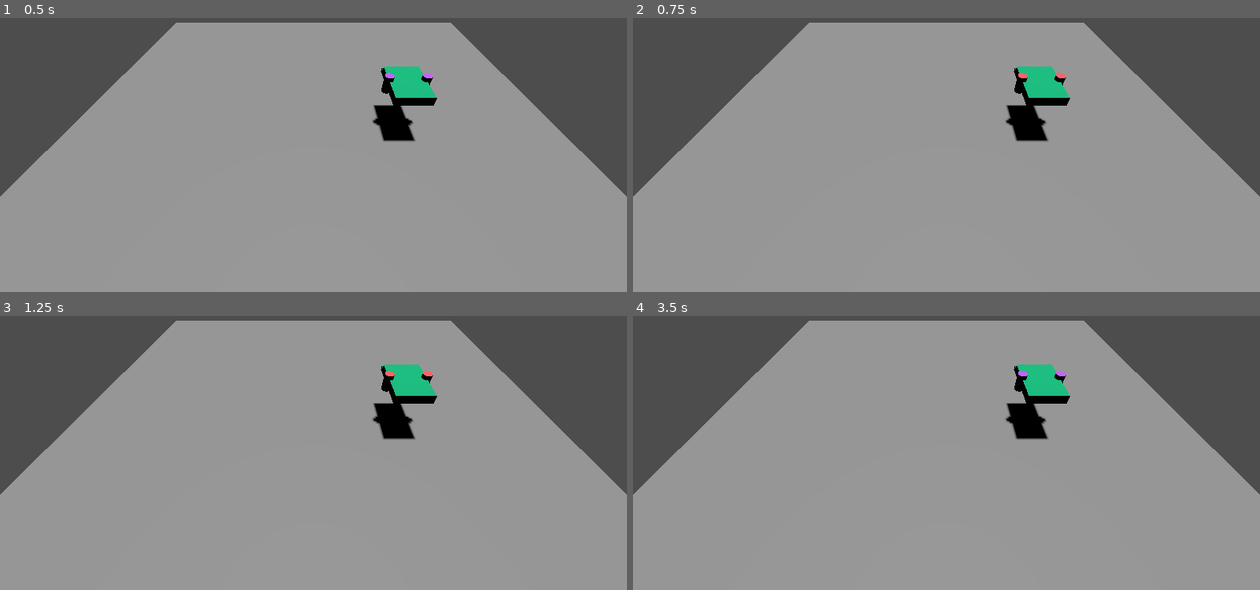
Above: before the commit, frames 1-4 (two rows, left to right).
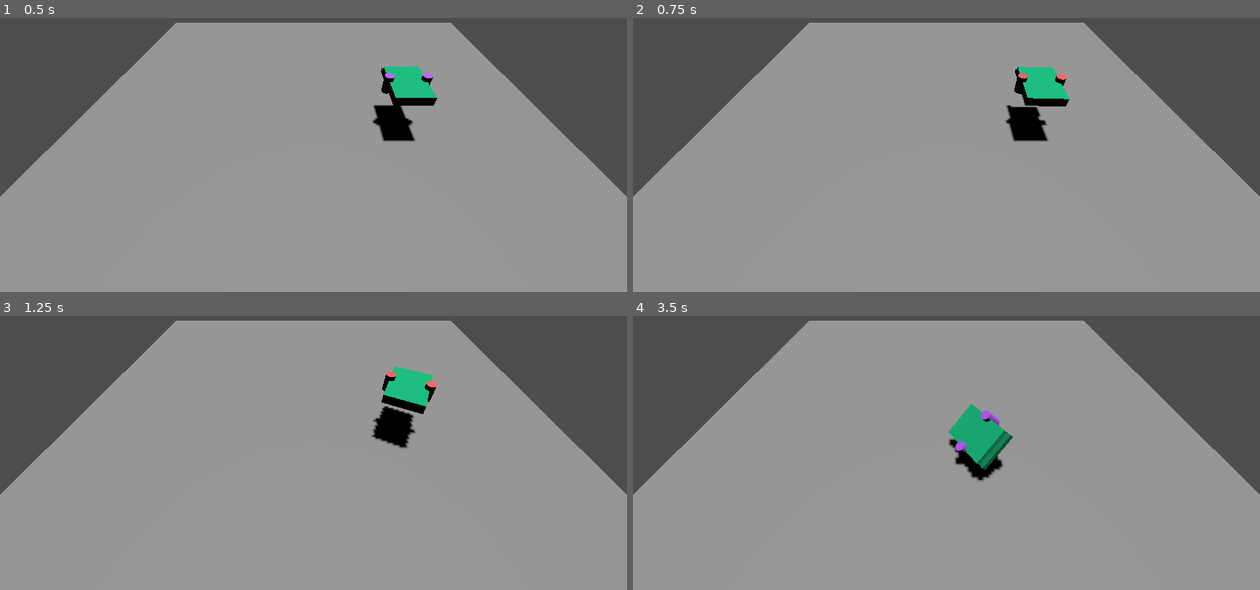
Above: after the commit, the same moments.

Repository: niqzart/godot-tiltrotor
Game: Godot game, scene res://scenes/main/main.tscn
Two runs of this game, one before a commit and one after it. Both use one fixed random seed, a clock stepped at 60 frames per second and the inputs below.
Inputs:
- Up to frame 1 (0.5 s): no input
- Up to frame 2 (0.75 s): tap Enter at 0.5 s; hold Keypad 4 (right_rotor_collective_backwards, bound only afte… from 0.53 s (still down); tap Space (enable_pid) at 0.6 s
- Up to frame 3 (1.25 s): keep holding Keypad 4 (right_rotor_collective_backwards, bound only afte…
- Up to frame 4 (3.5 s): release Keypad 4 (right_rotor_collective_backwards, bound only afte… at 1.28 s; hold Q (left_rotor_cyclic_backwards, bound only after the commit) 1.28-2.03 s; tap Space (enable_pid) at 1.35, 2.1, 2.85 s; hold Keypad 4 (right_rotor_collective_backwards, bound only afte… 2.03-2.78 s; hold E (left_rotor_cyclic_forwards, bound only after the commit) from 2.78 s (still down)

Frame 1 is identical in both runs. In frame 2, 0.2% of the frame differs, in the area x 59-70%, y 17-46%; in frame 3, 1.0%; in frame 4, 3.5%, in the area x 50-70%, y 17-61%.

Commit message:
feat: second version of controls with lateral movement

Diff:
--- a/project.godot
+++ b/project.godot
@@ -67,6 +67,66 @@
 "events": [Object(InputEventKey,"resource_local_to_scene":false,"resource_name":"","device":-1,"window_id":0,"alt_press …(191 unchanged characters)…
 ]
 }
+left_rotor_cyclic_forwards={
+"deadzone": 0.2,
+"events": [Object(InputEventKey,"resource_local_to_scene":false,"resource_name":"","device":-1,"window_id":0,"alt_pressed":false,"shift_pressed":false,"ctrl_pressed":false,"meta_pressed":false,"pressed":false,"keycode":0,"physical_keycode":69,"key_label":0,"unicode":101,"location":0,"echo":false,"script":null)
+]
+}
+right_rotor_cyclic_forwards={
+"deadzone": 0.2,
+"events": [Object(InputEventKey,"resource_local_to_scene":false,"resource_name":"","device":-1,"window_id":0,"alt_pressed":false,"shift_pressed":false,"ctrl_pressed":false,"meta_pressed":false,"pressed":false,"keycode":0,"physical_keycode":4194447,"key_label":0,"unicode":57,"location":0,"echo":false,"script":null)
+]
+}
+left_rotor_collective_forwards={
+"deadzone": 0.2,
+"events": [Object(InputEventKey,"resource_local_to_scene":false,"resource_name":"","device":-1,"window_id":0,"alt_pressed":false,"shift_pressed":false,"ctrl_pressed":false,"meta_pressed":false,"pressed":false,"keycode":0,"physical_keycode":68,"key_label":0,"unicode":100,"location":0,"echo":false,"script":null)
+]
+}
+right_rotor_collective_forwards={
+"deadzone": 0.2,
+"events": [Object(InputEventKey,"resource_local_to_scene":false,"resource_name":"","device":-1,"window_id":0,"alt_pressed":false,"shift_pressed":false,"ctrl_pressed":false,"meta_pressed":false,"pressed":false,"keycode":0,"physical_keycode":4194444,"key_label":0,"unicode":54,"location":0,"echo":false,"script":null)
+]
+}
+left_rotor_collective_up={
+"deadzone": 0.2,
+"events": [Object(InputEventKey,"resource_local_to_scene":false,"resource_name":"","device":-1,"window_id":0,"alt_pressed":false,"shift_pressed":false,"ctrl_pressed":false,"meta_pressed":false,"pressed":false,"keycode":0,"physical_keycode":87,"key_label":0,"unicode":119,"location":0,"echo":false,"script":null)
+]
+}
+right_rotor_collective_up={
+"deadzone": 0.2,
+"events": [Object(InputEventKey,"resource_local_to_scene":false,"resource_name":"","device":-1,"window_id":0,"alt_pressed":false,"shift_pressed":false,"ctrl_pressed":false,"meta_pressed":false,"pressed":false,"keycode":0,"physical_keycode":4194446,"key_label":0,"unicode":56,"location":0,"echo":false,"script":null)
+]
+}
+left_rotor_collective_down={
+"deadzone": 0.2,
+"events": [Object(InputEventKey,"resource_local_to_scene":false,"resource_name":"","device":-1,"window_id":0,"alt_pressed":false,"shift_pressed":false,"ctrl_pressed":false,"meta_pressed":false,"pressed":false,"keycode":0,"physical_keycode":83,"key_label":0,"unicode":115,"location":0,"echo":false,"script":null)
+]
+}
+right_rotor_collective_down={
+"deadzone": 0.2,
+"events": [Object(InputEventKey,"resource_local_to_scene":false,"resource_name":"","device":-1,"window_id":0,"alt_pressed":false,"shift_pressed":false,"ctrl_pressed":false,"meta_pressed":false,"pressed":false,"keycode":0,"physical_keycode":4194443,"key_label":0,"unicode":53,"location":0,"echo":false,"script":null)
+]
+}
+left_rotor_cyclic_backwards={
+"deadzone": 0.2,
+"events": [Object(InputEventKey,"resource_local_to_scene":false,"resource_name":"","device":-1,"window_id":0,"alt_pressed":false,"shift_pressed":false,"ctrl_pressed":false,"meta_pressed":false,"pressed":false,"keycode":0,"physical_keycode":81,"key_label":0,"unicode":113,"location":0,"echo":false,"script":null)
+]
+}
+right_rotor_cyclic_backwards={
+"deadzone": 0.2,
+"events": [Object(InputEventKey,"resource_local_to_scene":false,"resource_name":"","device":-1,"window_id":0,"alt_pressed":false,"shift_pressed":false,"ctrl_pressed":false,"meta_pressed":false,"pressed":false,"keycode":0,"physical_keycode":4194445,"key_label":0,"unicode":55,"location":0,"echo":false,"script":null)
+]
+}
+left_rotor_collective_backwards={
+"deadzone": 0.2,
+"events": [Object(InputEventKey,"resource_local_to_scene":false,"resource_name":"","device":-1,"window_id":0,"alt_pressed":false,"shift_pressed":false,"ctrl_pressed":false,"meta_pressed":false,"pressed":false,"keycode":0,"physical_keycode":65,"key_label":0,"unicode":97,"location":0,"echo":false,"script":null)
+]
+}
+right_rotor_collective_backwards={
+"deadzone": 0.2,
+"events": [Object(InputEventKey,"resource_local_to_scene":false,"resource_name":"","device":-1,"window_id":0,"alt_pressed":false,"shift_pressed":false,"ctrl_pressed":false,"meta_pressed":false,"pressed":false,"keycode":0,"physical_keycode":4194442,"key_label":0,"unicode":52,"location":0,"echo":false,"script":null)
+]
+}
 
 [physics]
 
--- a/scenes/tiltrotor/tiltrotor.gd
+++ b/scenes/tiltrotor/tiltrotor.gd
@@ -54,9 +54,16 @@
         self._update_rotor_color()
 
 
-func _physics_process(delta: float) -> void:
-    print(self.global_position, self.global_rotation)
+enum InputMode {
+    COPLEX_V1,
+    COPLEX_V2,
+}
 
+
+var hover_input_mode: InputMode = InputMode.COPLEX_V2
+
+
+func _apply_forces_from_inputs_complex_v1() -> void:
     var right_position: Vector3 = self.transform.basis.x * 2
     var left_position: Vector3 = self.transform.basis.x * -2
 
@@ -94,6 +101,64 @@
     self.apply_force(right_force, right_position)
     self.apply_force(left_force, left_position)
 
+
+func _apply_forces_from_inputs_complex_v2() -> void:
+    var right_power: float
+    var left_power: float
+
+    if Input.is_action_pressed("right_rotor_collective_up"):
+        right_power = 10
+    elif Input.is_action_pressed("right_rotor_collective_down"):
+        right_power = -10
+    else:
+        right_power = 5
+
+    if Input.is_action_pressed("left_rotor_collective_up"):
+        left_power = 10
+    elif Input.is_action_pressed("left_rotor_collective_down"):
+        left_power = -10
+    else:
+        left_power = 5
+
+    var right_force_direction: Vector3 = self.transform.basis.y
+    var left_force_direction: Vector3 = self.transform.basis.y
+
+    if Input.is_action_pressed("right_rotor_collective_forwards"):
+        right_force_direction -= self.transform.basis.z
+    elif Input.is_action_pressed("right_rotor_collective_backwards"):
+        right_force_direction += self.transform.basis.z
+
+    if Input.is_action_pressed("left_rotor_collective_forwards"):
+        left_force_direction -= self.transform.basis.z
+    elif Input.is_action_pressed("left_rotor_collective_backwards"):
+        left_force_direction += self.transform.basis.z
+
+    var right_position: Vector3 = self.transform.basis.x * 2
+    var left_position: Vector3 = self.transform.basis.x * -2
+
+    if Input.is_action_pressed("right_rotor_cyclic_forwards"):
+        right_position += self.transform.basis.z
+    elif Input.is_action_pressed("right_rotor_cyclic_backwards"):
+        right_position -= self.transform.basis.z
+
+    if Input.is_action_pressed("left_rotor_cyclic_forwards"):
+        left_position += self.transform.basis.z
+    elif Input.is_action_pressed("left_rotor_cyclic_backwards"):
+        left_position -= self.transform.basis.z
+
+    self.apply_force(right_force_direction * right_power, right_position)
+    self.apply_force(left_force_direction * left_power, left_position)
+
+
+func _physics_process(delta: float) -> void:
+    print(self.global_position, self.global_rotation)
+
+    match self.hover_input_mode:
+        InputMode.COPLEX_V1:
+            self._apply_forces_from_inputs_complex_v1()
+        InputMode.COPLEX_V2:
+            self._apply_forces_from_inputs_complex_v2()
+
     if self.pid_enabled:
         # if Input.is_anything_pressed():  # TODO: do this once
         #     self.x_angle_pid.reset()
